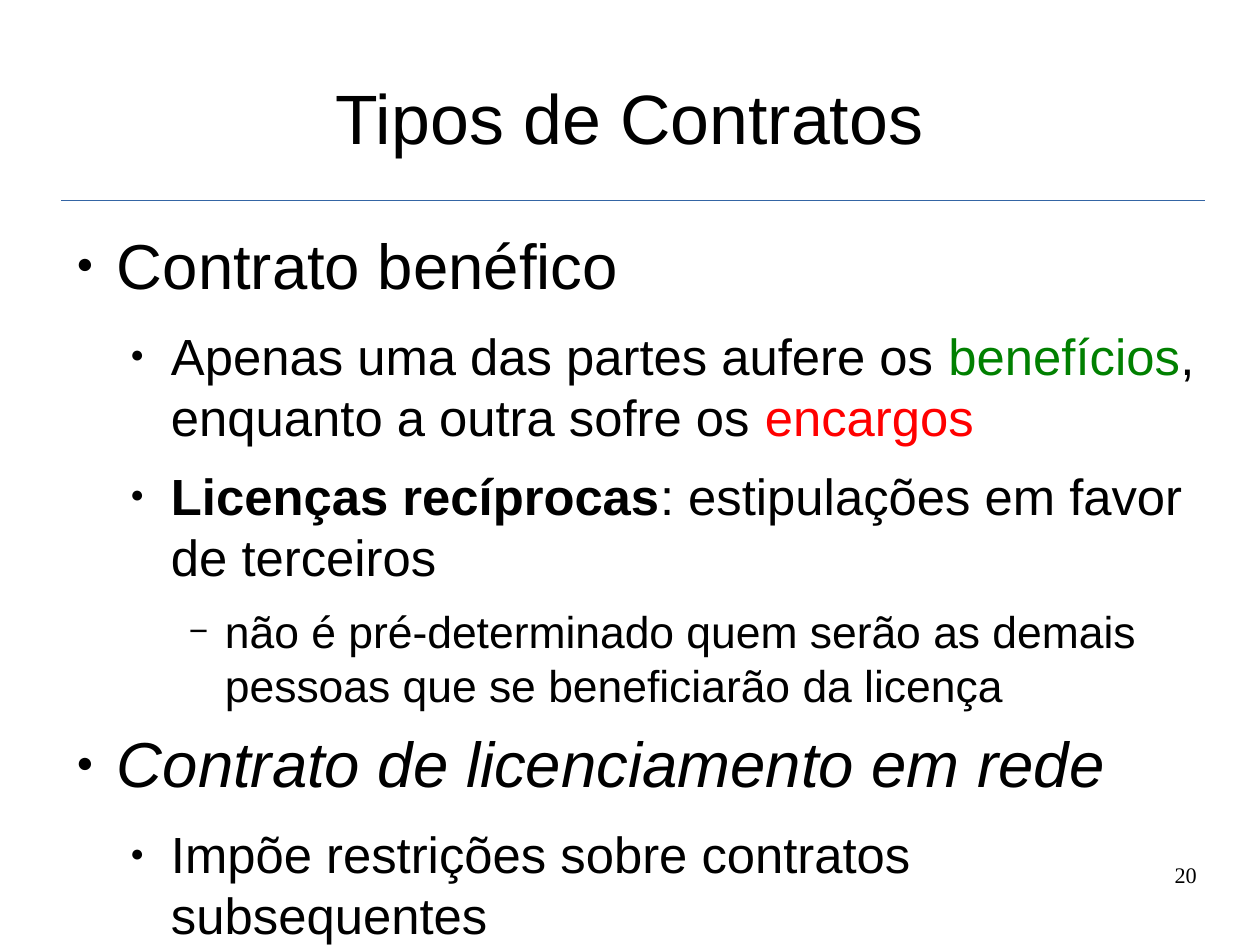
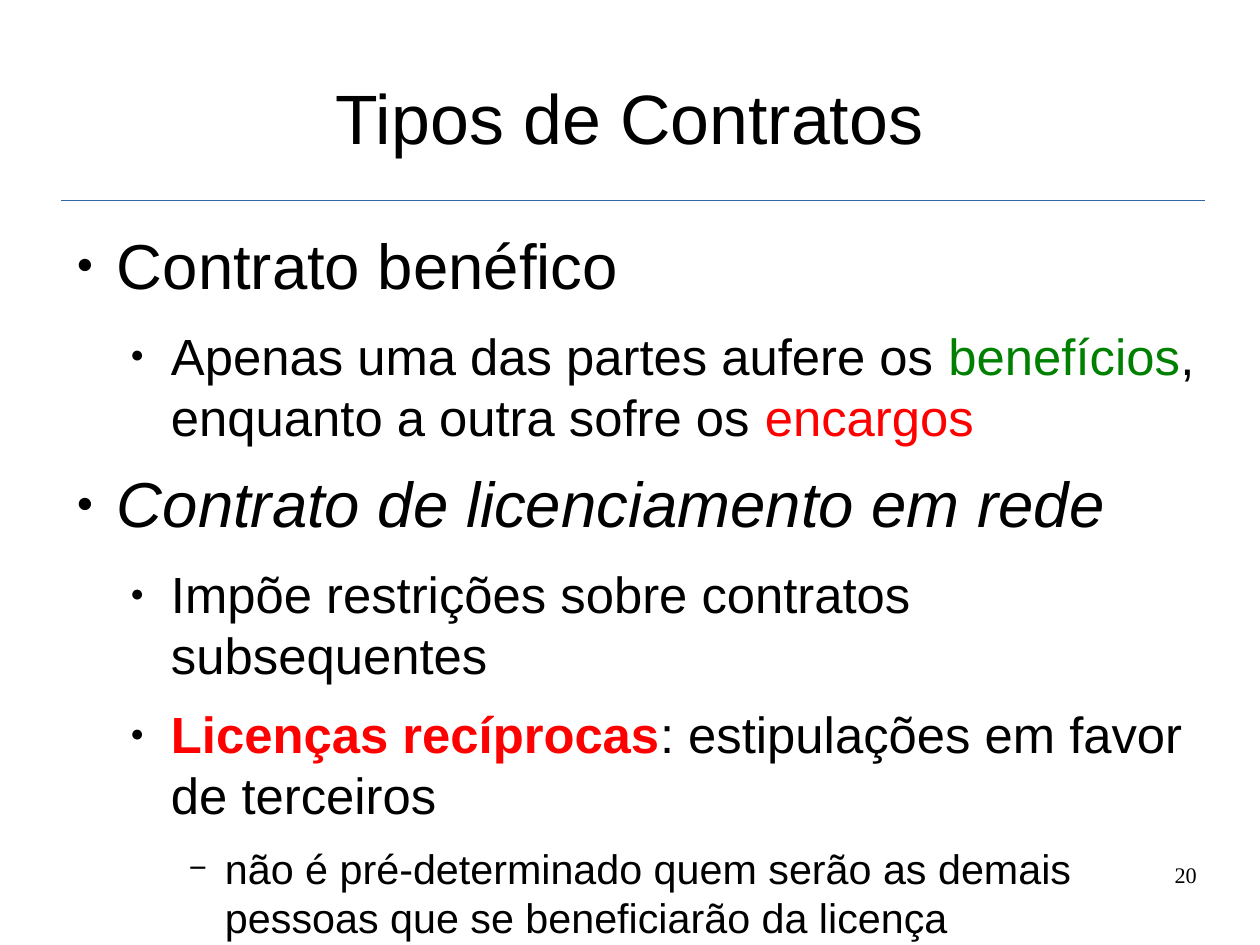
Before and after one commit to fernandocastor/aulas_floss, a slide deck: slide 20 of 09_Licencas/09_aspectos_juridicos.odp. Drawn at 1260x945 pixels with LibreOffice and Linux fonts; fonts in the diff are those of the drawing. Boxes give left, top, right and bottom in pixels: in the first picture for what was removed or moved away, otherwise in the second. Text is boxed around its words. In the diff, an @@ line names an element or a change of style, - is before the commit and + after.

```diff
--- a/09_Licencas/09_aspectos_juridicos.odp
+++ b/09_Licencas/09_aspectos_juridicos.odp
@@ text at (117,481,1104,685): paragraphs added @@
+● Contrato de licenciamento em rede
+  ● Impõe restrições sobre contratos subsequentes
@@ text at (171,715,1182,941): text colour #000000 to #FF0000 in "Licenças recíprocas:"; size 28 to 26 pt in "não é pré-determinado quem serão as demais ..." @@
@@ text at (117,741,1104,874): paragraphs removed @@
-● Contrato de licenciamento em rede
-  ● Impõe restrições sobre contratos subsequentes
```
Also in this commit, not shown: 3 other slides changed.
